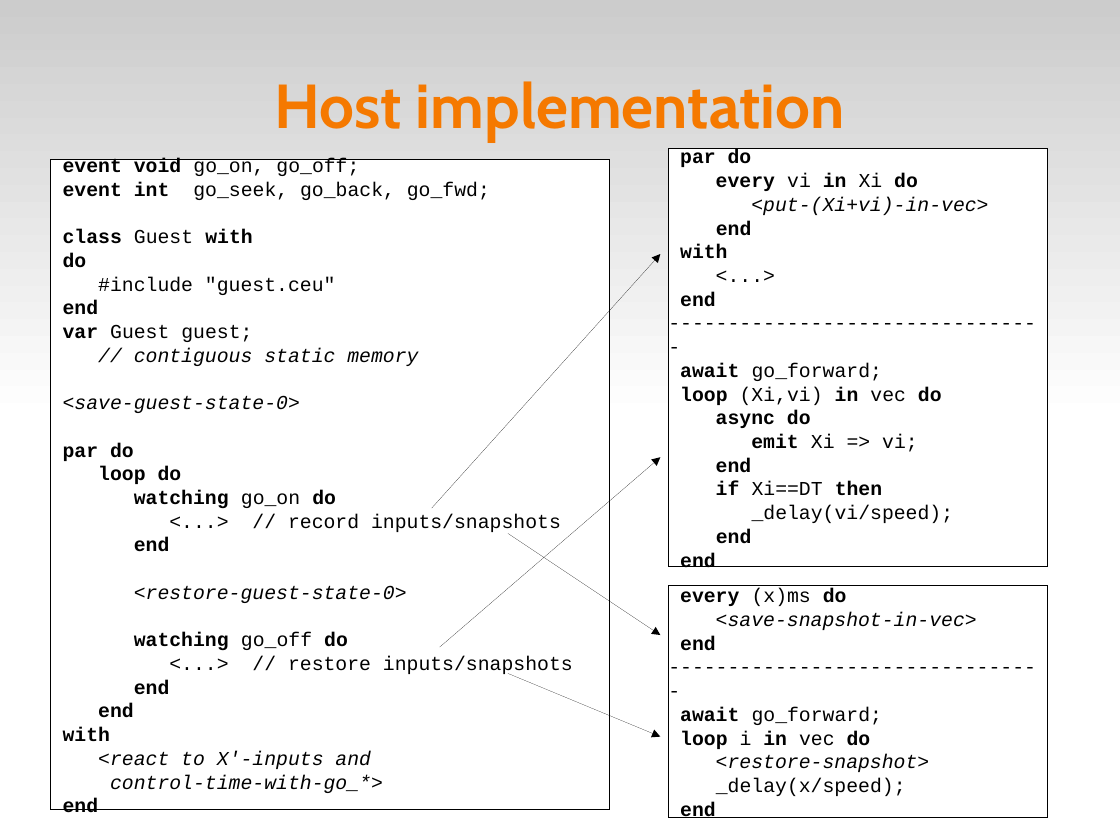
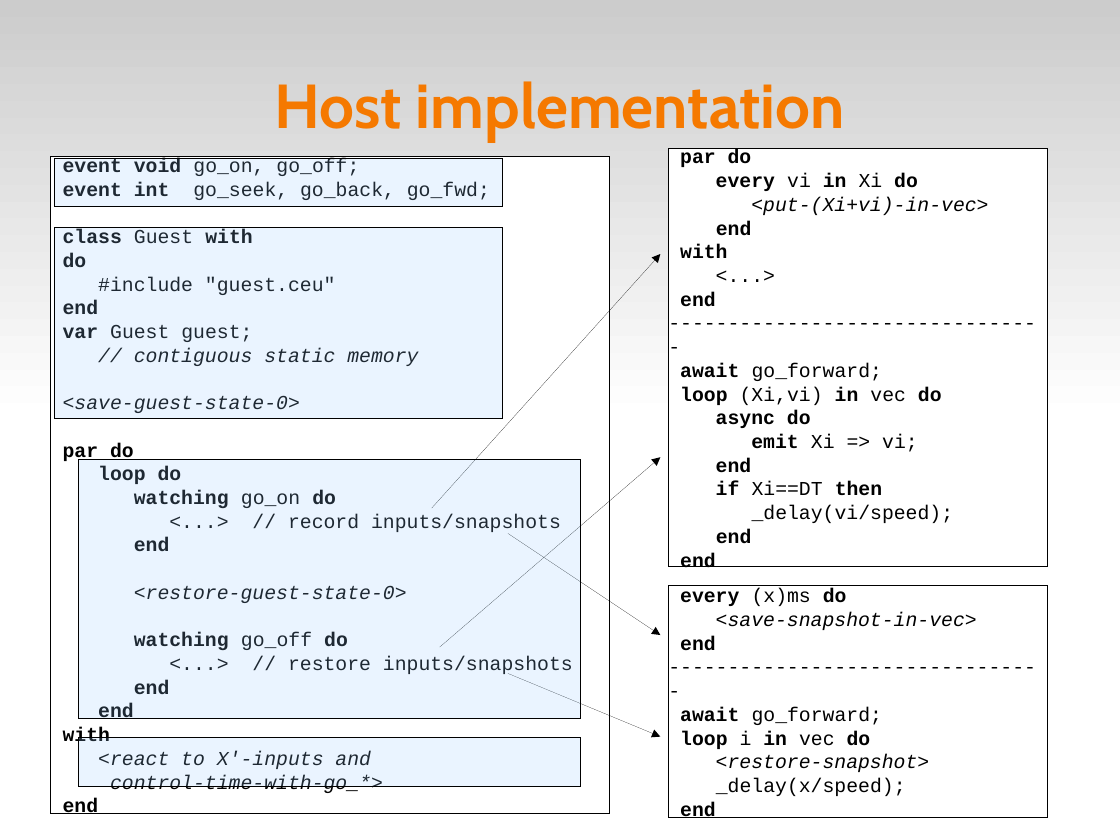
Before and after one commit to fsantanna-no/ceu-docs, a slide deck: slide 10 of TM/ceu_tm.odp. Drawn at 1120x840 pixels with LibreOffice and Linux fonts; fonts in the diff are those of the drawing. Boxes give left, top, right and bottom in pixels: in the first picture for what was removed or moved away, otherwise in the second. Text is boxed around its words. In the diff, an @@ line names an element or a change of style, - is before the commit and + after.

```diff
--- a/TM/ceu_tm.odp
+++ b/TM/ceu_tm.odp
@@ rectangle "event void go_on, go_off;": place and size @@
-rectangle "event void go_on, go_off;" at [51, 160, 610, 809]
+rectangle "event void go_on, go_off;" at [51, 157, 610, 814]
@@ rectangle added at [55, 159, 503, 206], fill #99CCFF at 20% opacity, outline #000000 0 pt @@
@@ rectangle added at [55, 227, 503, 419], fill #99CCFF at 20% opacity, outline #000000 0 pt @@
@@ rectangle added at [79, 459, 581, 719], fill #99CCFF at 20% opacity, outline #000000 0 pt @@
@@ rectangle added at [79, 738, 581, 787], fill #99CCFF at 20% opacity, outline #000000 0 pt @@
```
Also in this commit, not shown: 6 other slides changed, 4 slides added, 1 slide removed.
